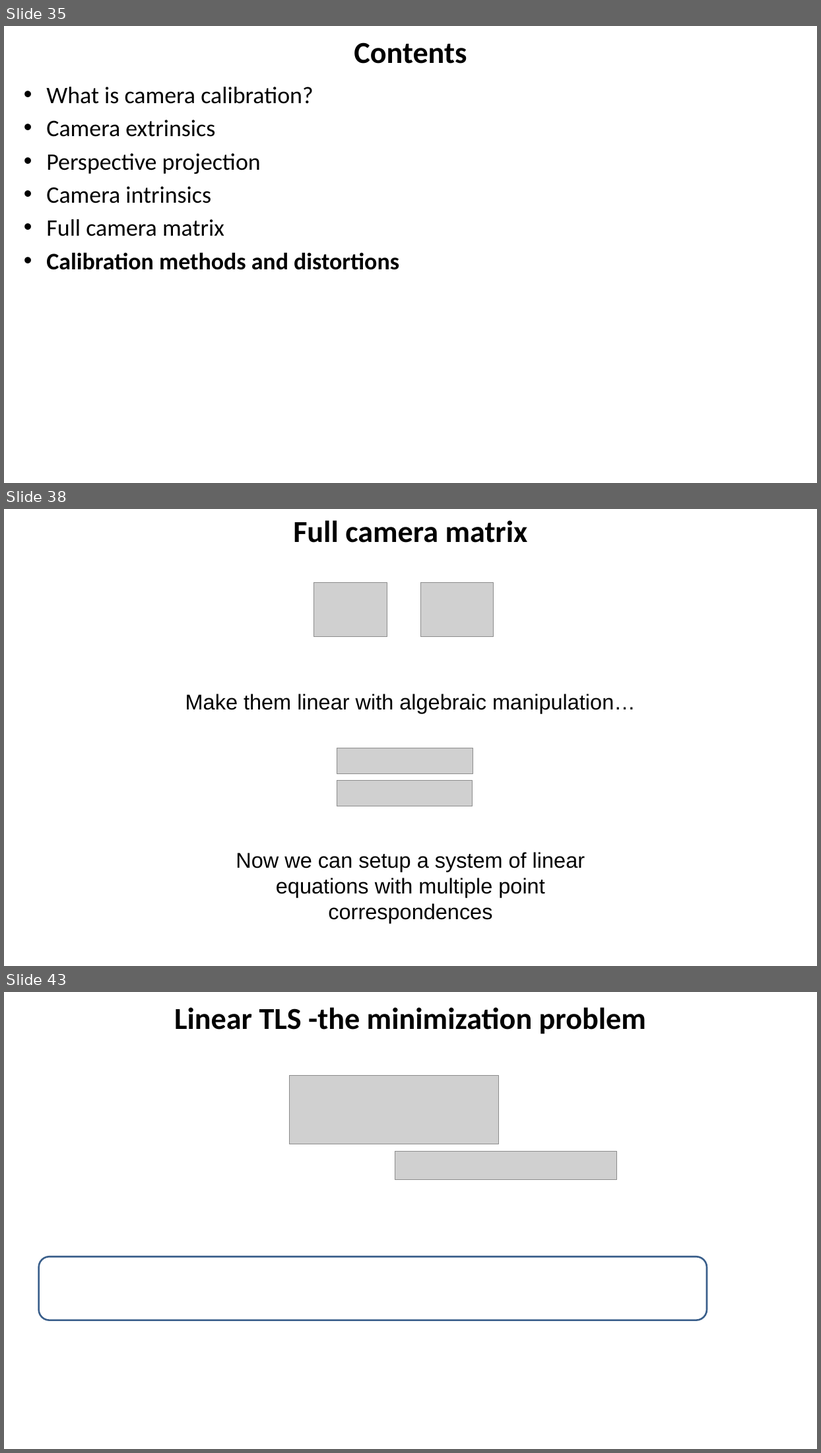
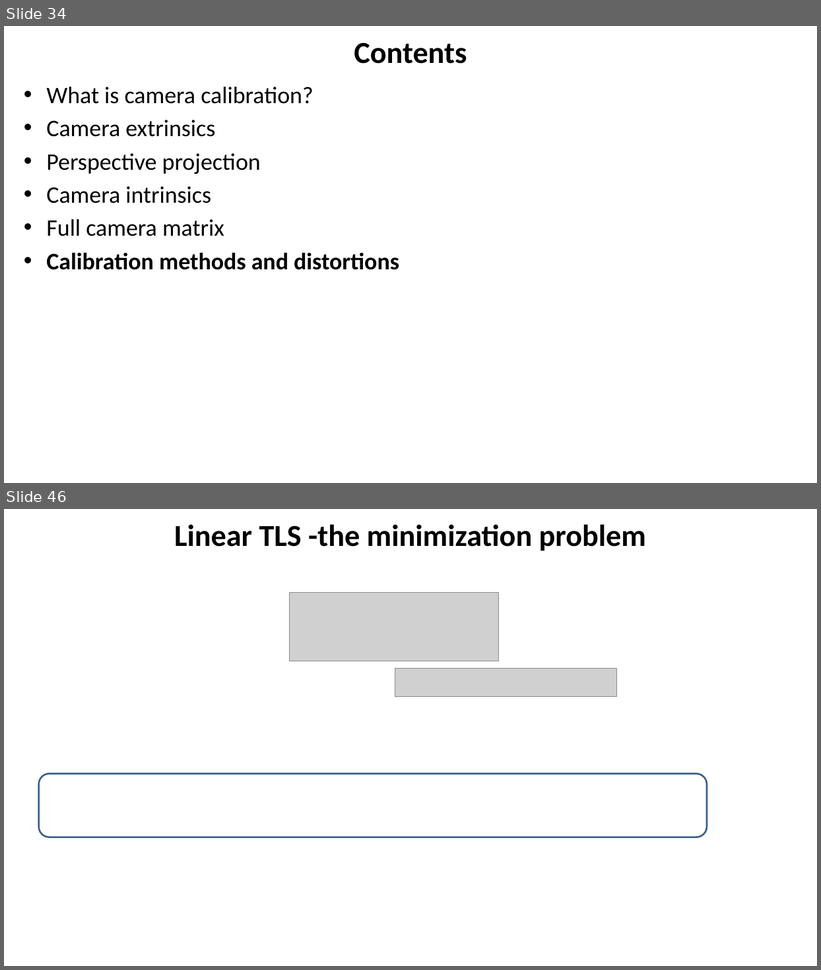
Before and after one commit to YoniChechik/AI_is_Math, a slide deck: c_07_camera_calibration/camera_calibration.pptx. Shown one above the other, each under a label of ours: slides 35, 38 and 43 before the commit, slides 34 and 46 after it; the slides between them are not shown. The pictures are 821x1453 and 821x970 pixels, drawn with LibreOffice and Linux fonts; fonts in the diff are those of the drawing; grey boxes stand for pictures. Boxes give left, top, right and bottom in pixels: in the first picture for what was removed or moved away, otherwise in the second. Text is boxed around its words. In the diff, an @@ line names an element or a change of style, - is before the commit and + after.

```diff
--- a/c_07_camera_calibration/camera_calibration.pptx
+++ b/c_07_camera_calibration/camera_calibration.pptx
@@ slide 38 removed at box(4, 509, 817, 966), background #FFFFFF @@
@@ text removed at box(293, 520, 528, 543) @@
-Full camera matrix
@@ picture removed at box(314, 583, 387, 637) @@
@@ picture removed at box(420, 583, 493, 637) @@
@@ text removed at box(186, 694, 636, 714) @@
-Make them linear with algebraic manipulation…
@@ picture removed at box(337, 748, 473, 774) @@
@@ picture removed at box(337, 780, 473, 806) @@
@@ text removed at box(236, 852, 585, 923) @@
-Now we can setup a system of linear equations with multiple point correspondences
@@ what was slide 35 is now slide 34 @@
@@ what was slide 43 is now slide 46 @@
```
Also in this commit, not shown: 8 slides changed, 8 slides added, 5 other slides removed, 6 other files.
